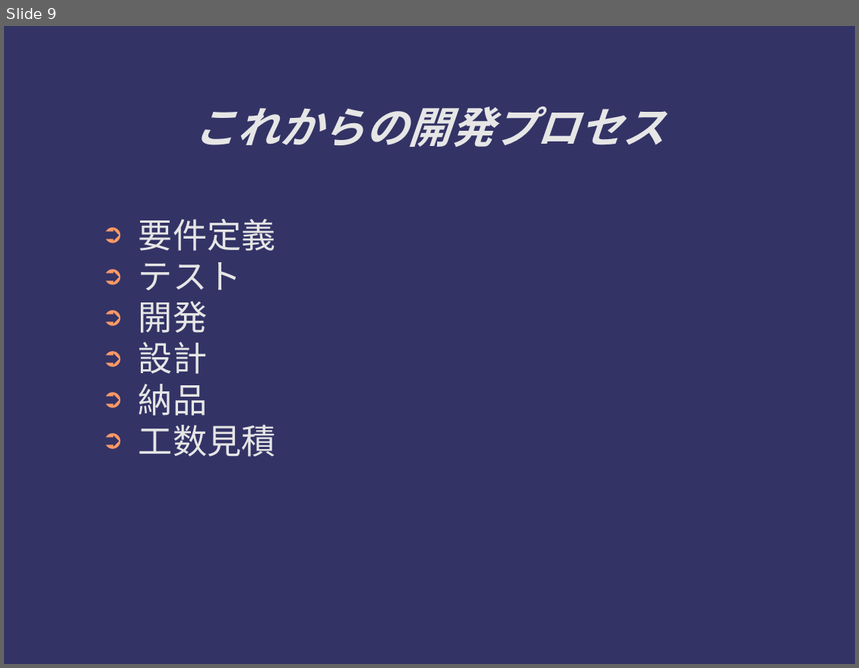
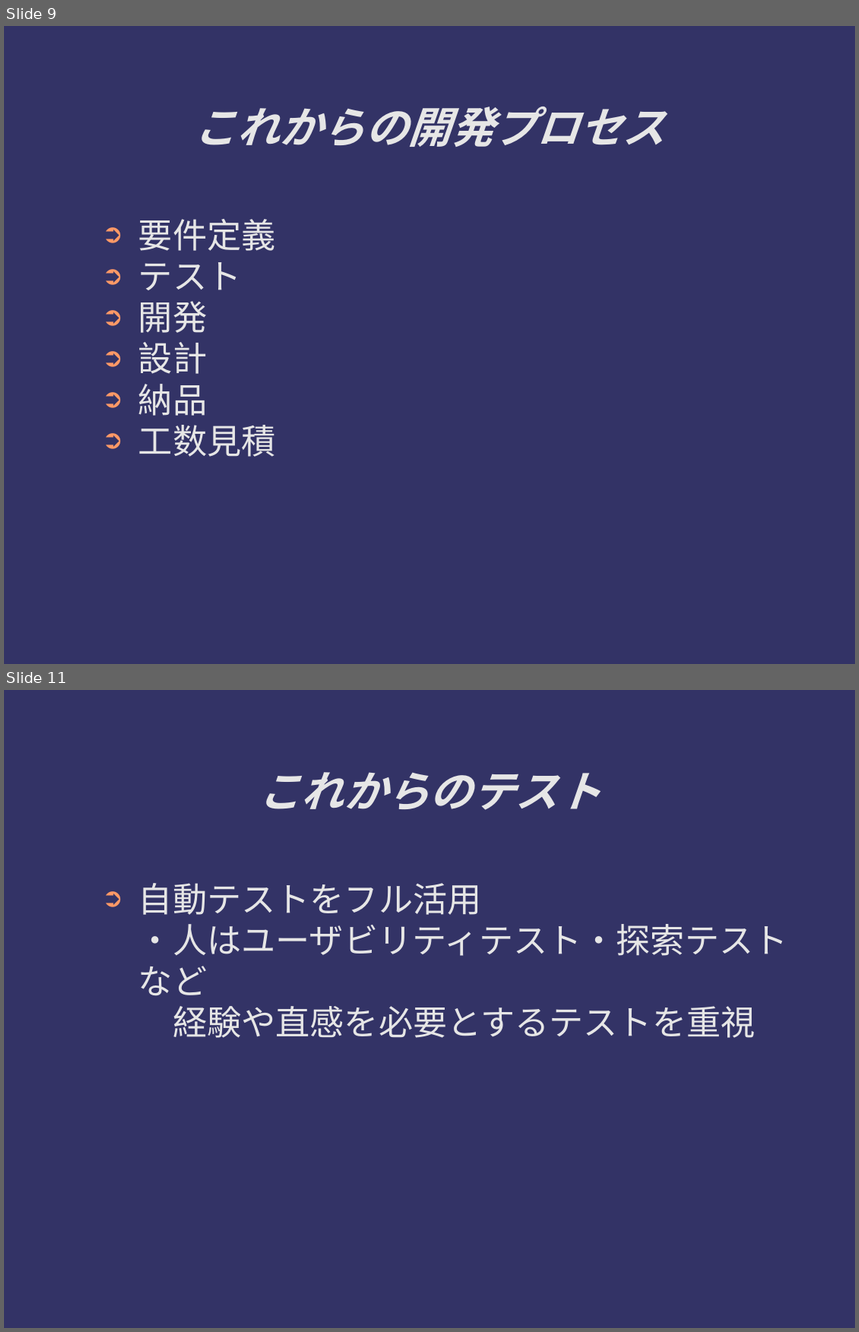
Before and after one commit to ichylinux/daddy, a slide deck: doc/concept.odp. Shown one above the other, each under a label of ours: slide 9 before the commit, slides 9 and 11 after it; the slides between them are not shown. The pictures are 859x668 and 859x1332 pixels, drawn with LibreOffice and Linux fonts; fonts in the diff are those of the drawing. Boxes give left, top, right and bottom in pixels: in the first picture for what was removed or moved away, otherwise in the second. Text is boxed around its words. In the diff, an @@ line names an element or a change of style, - is before the commit and + after.

```diff
--- a/doc/concept.odp
+++ b/doc/concept.odp
@@ slide 11 added at (x1=4, y1=690, x2=855, y2=1328), background #333366 @@
@@ title added at (x1=258, y1=772, x2=601, y2=810), 40 pt, text #E6E6E6, bold, italic @@
+これからのテスト
@@ text added at (x1=139, y1=883, x2=788, y2=1038), 32 pt, text #E6E6E6 @@
+➲ 自動テストをフル活用
+  ・人はユーザビリティテスト・探索テストなど
+  経験や直感を必要とするテストを重視
```
Also in this commit, not shown: 3 slides changed, 5 other slides added.
